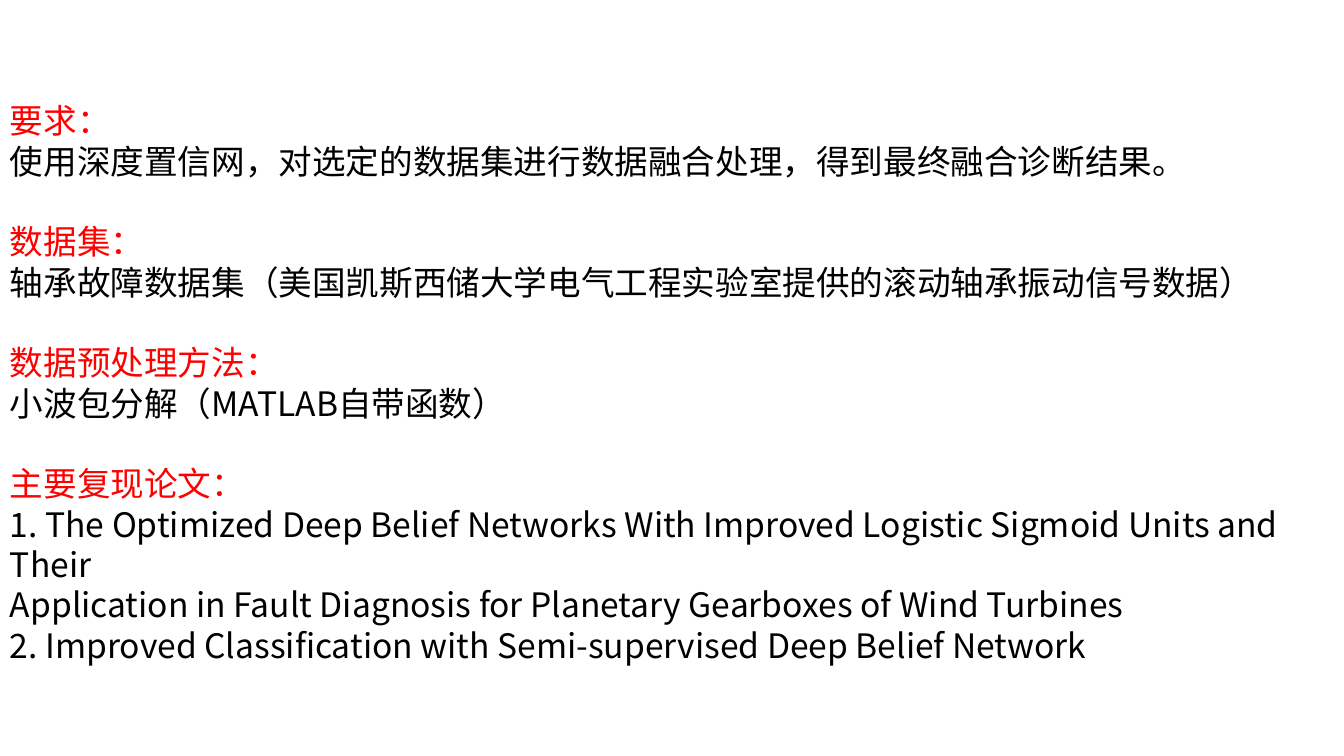
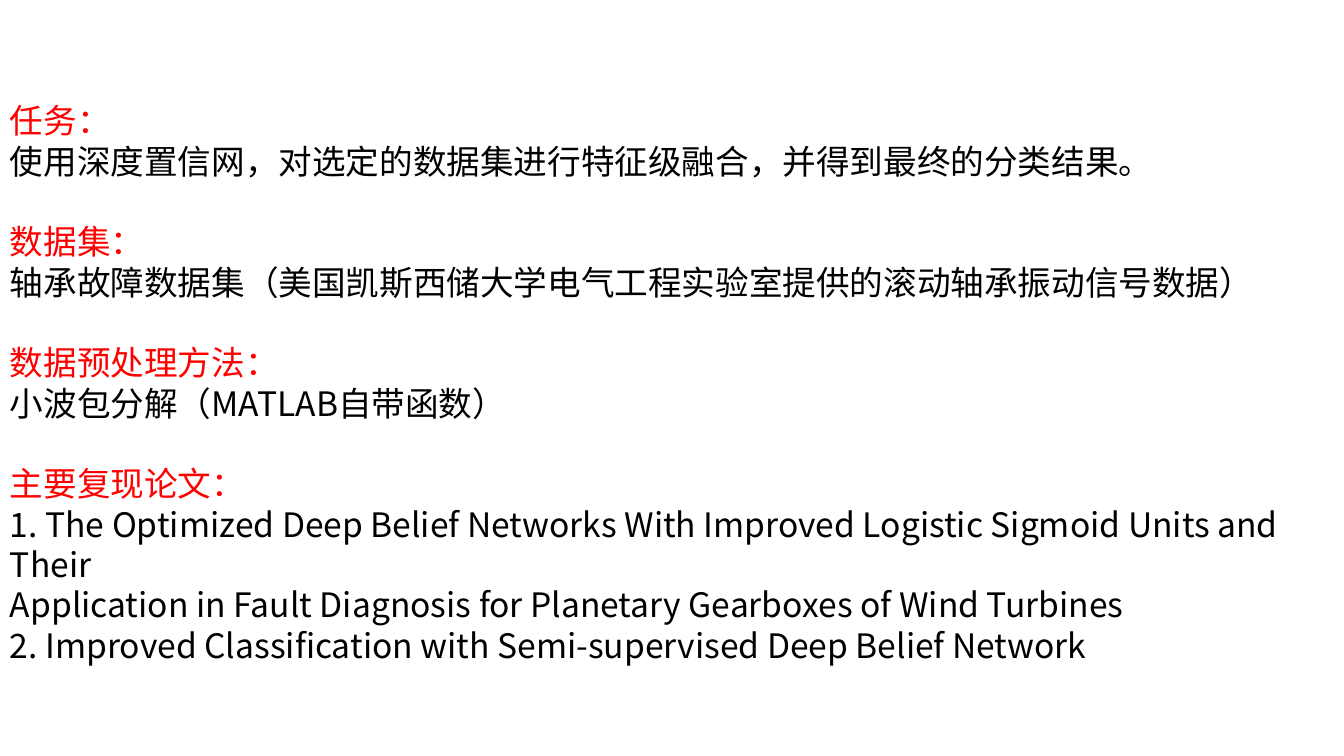
Before and after one commit to wjsun357/Intelligent-Software-Project-Training, a slide deck: slide 2 of Report/汇总报告.pptx. Drawn at 1344x756 pixels with LibreOffice and Linux fonts; fonts in the diff are those of the drawing. Boxes give left, top, right and bottom in pixels: in the first picture for what was removed or moved away, otherwise in the second. Text is boxed around its words. In the diff, an @@ line names an element or a change of style, - is before the commit and + after.

```diff
--- a/Report/汇总报告.pptx
+++ b/Report/汇总报告.pptx
@@ text at [10,105,1152,178]: text changed @@
-要求：
-使用深度置信网，对选定的数据集进行数据融合处理，得到最终融合诊断结果。
+任务：
+使用深度置信网，对选定的数据集进行特征级融合，并得到最终的分类结果。
```
